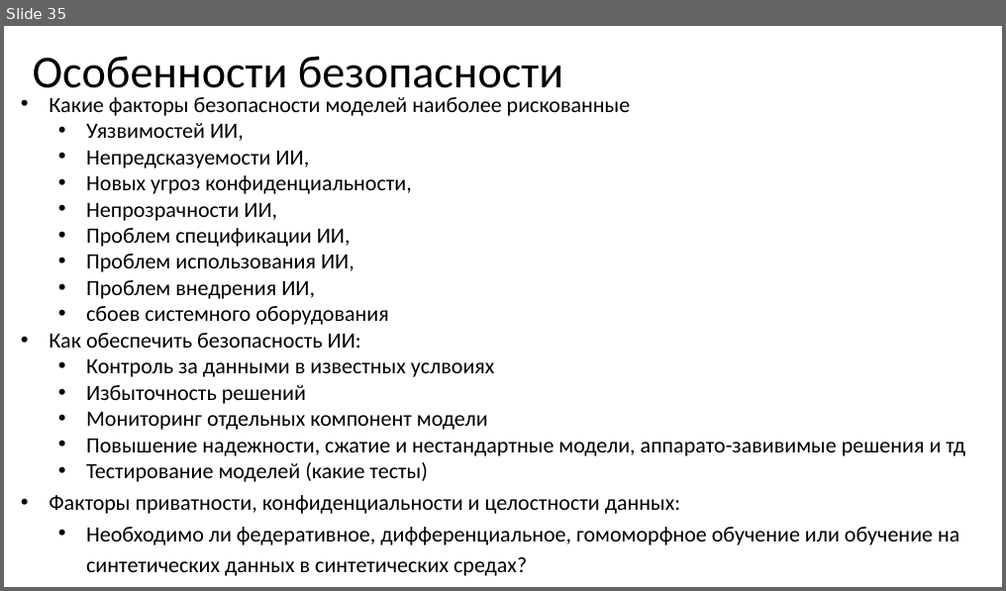
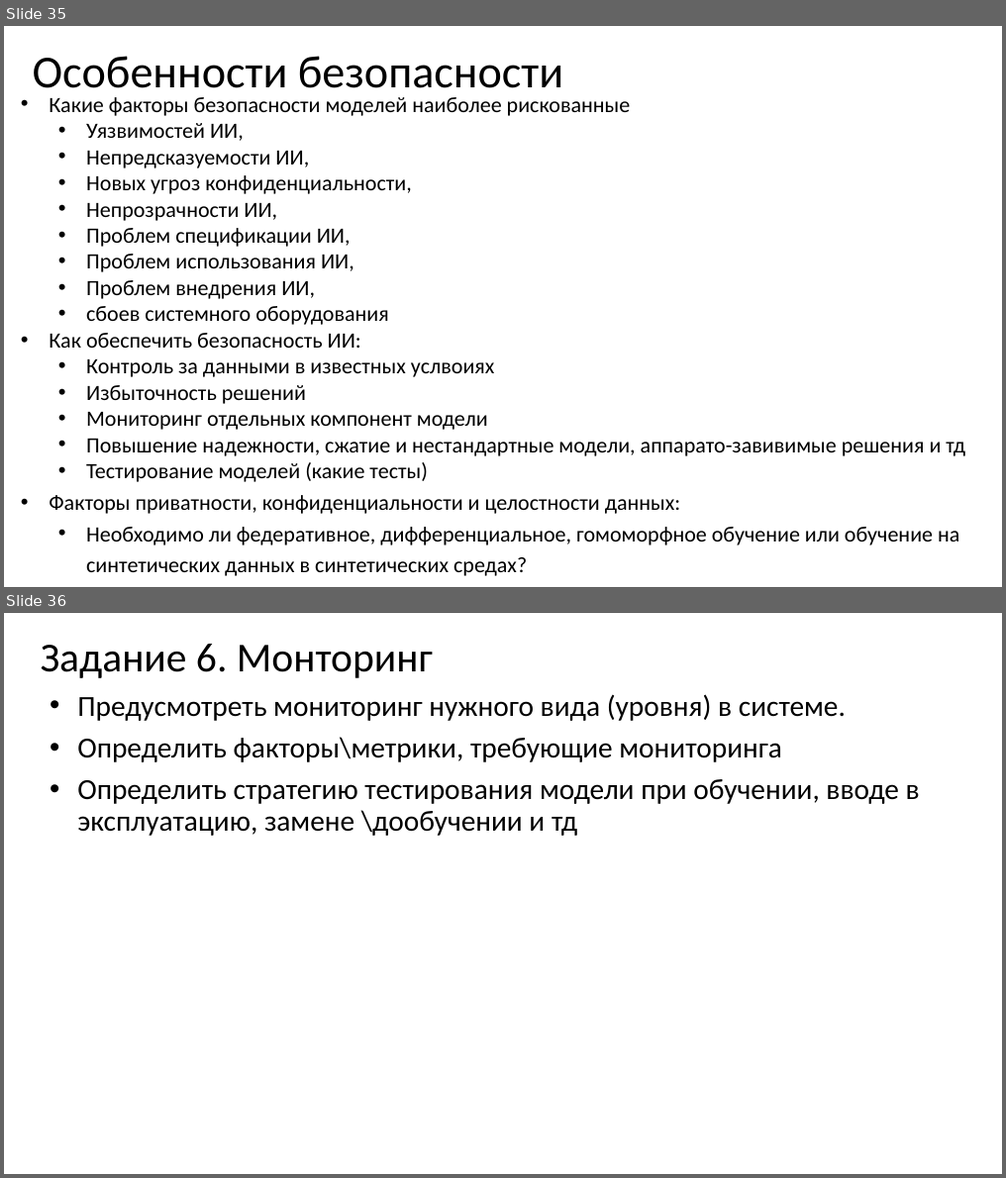
Before and after one commit to MVRonkin/MLSystemDesignCourse, a slide deck: 2024/Задание.pptx. Shown one above the other, each under a label of ours: slide 35 before the commit, slides 35 and 36 after it. The pictures are 1006x591 and 1006x1178 pixels, drawn with LibreOffice and Linux fonts; fonts in the diff are those of the drawing. Boxes give left, top, right and bottom in pixels: in the first picture for what was removed or moved away, otherwise in the second. Text is boxed around its words. In the diff, an @@ line names an element or a change of style, - is before the commit and + after.

```diff
--- a/2024/Задание.pptx
+++ b/2024/Задание.pptx
@@ slide 36 added at <box>4,613,1002,1174</box>, background #FFFFFF @@
@@ title added at <box>41,644,433,678</box>, 39.6 pt, text #000000 @@
+Задание 6. Монторинг
@@ text added at <box>77,694,920,836</box>, 28 pt, text #000000 @@
+• Предусмотреть мониторинг нужного вида (уровня) в системе.
+• Определить факторы\метрики, требующие мониторинга
+• Определить стратегию тестирования модели при обучении, вводе в эксплуатацию, замене \дообучении и тд
```
Also in this commit, not shown: 1 other slide added, 1 other file.
